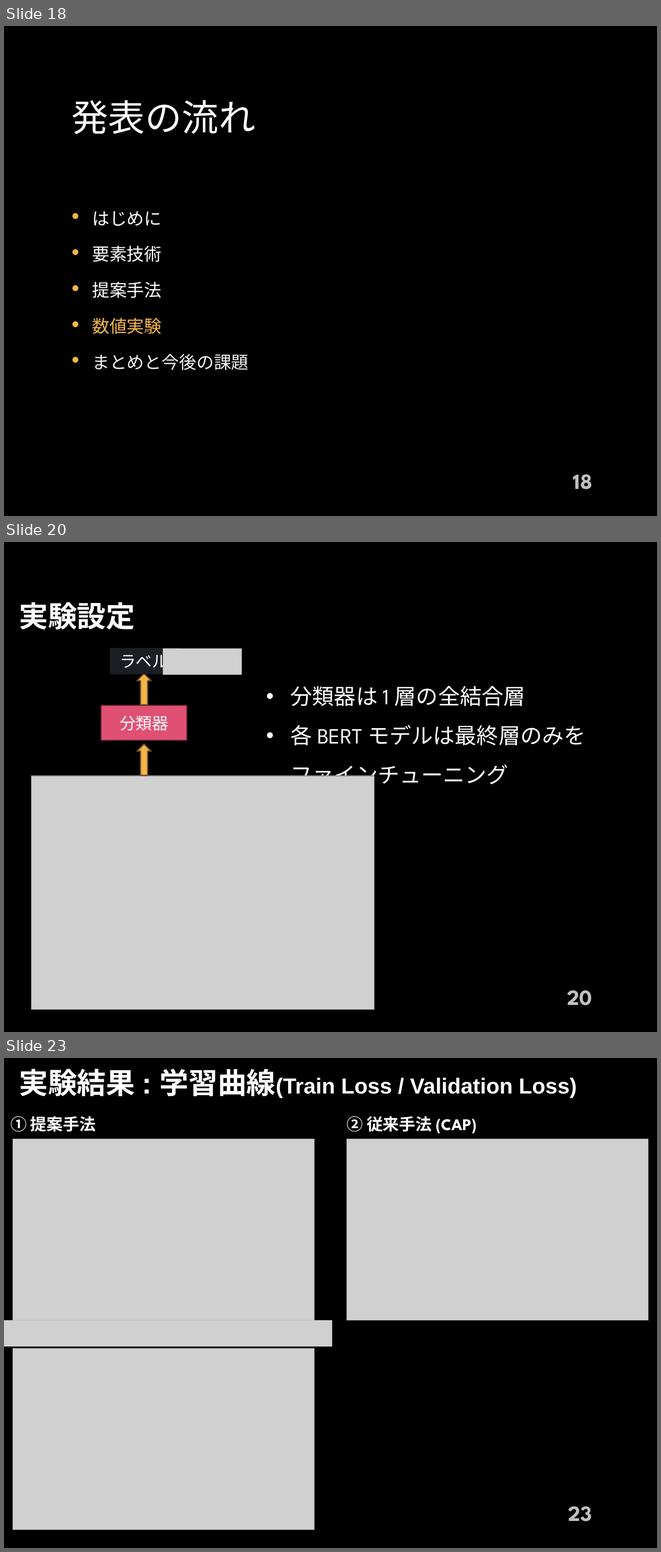
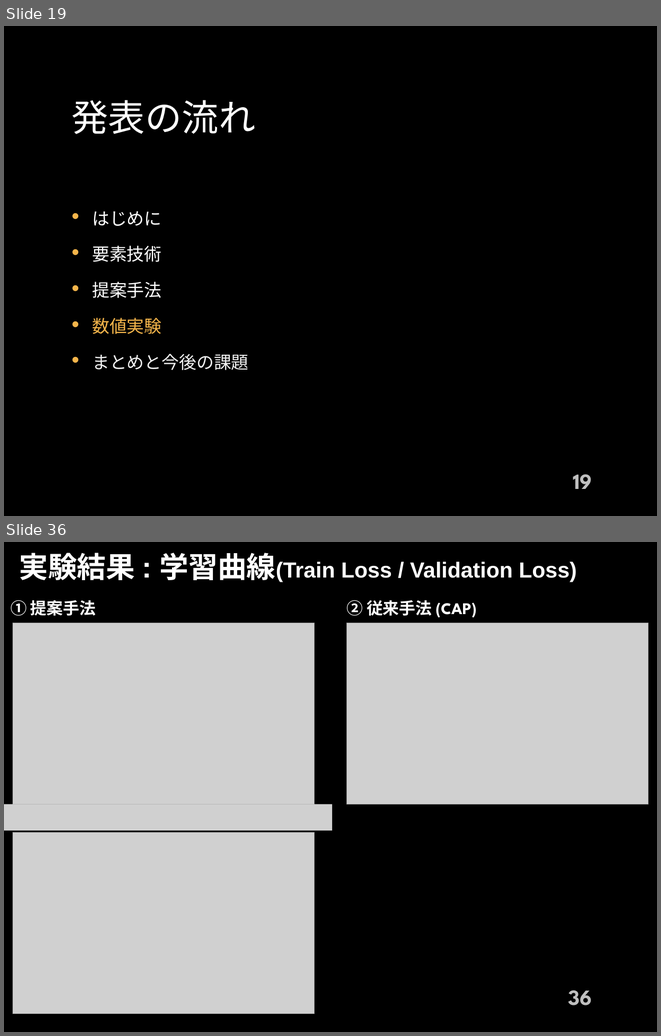
Before and after one commit to 1g-hub/takayama_b, a slide deck: prsn/shuron/Master_Slide_2210104043_Yusei_Takayama.pptx. Shown one above the other, each under a label of ours: slides 18, 20 and 23 before the commit, slides 19 and 36 after it; the slides between them are not shown. The pictures are 661x1552 and 661x1036 pixels, drawn with LibreOffice and Linux fonts; fonts in the diff are those of the drawing; grey boxes stand for pictures; background and template pictures are left out. Boxes give left, top, right and bottom in pixels: in the first picture for what was removed or moved away, otherwise in the second. Text is boxed around its words. In the diff, an @@ line names an element or a change of style, - is before the commit and + after.

```diff
--- a/prsn/shuron/Master_Slide_2210104043_Yusei_Takayama.pptx
+++ b/prsn/shuron/Master_Slide_2210104043_Yusei_Takayama.pptx
@@ slide 20 removed at bbox=[4, 542, 657, 1032], background picture (left out) @@
@@ text removed at bbox=[19, 602, 135, 629] @@
-実験設定
@@ group removed at bbox=[32, 648, 374, 1009]: 2 right arrows, 2 rectangles, 1 picture @@
-分類器
-ラベル
@@ picture removed at bbox=[162, 649, 241, 674] @@
@@ text removed at bbox=[291, 686, 586, 788] @@
-• 分類器は 1 層の全結合層
-• 各 BERT モデルは最終層のみを
-  ファインチューニング
@@ page number removed at bbox=[567, 990, 592, 1005] @@
-20
@@ what was slide 18 is now slide 19 @@
@@ page number at bbox=[573, 474, 592, 489]: text changed @@
-18
+19
@@ what was slide 23 is now slide 36 @@
@@ page number at bbox=[568, 990, 592, 1005]: text changed @@
-23
+36
```
Also in this commit, not shown: 16 slides changed, 5 slides added, 1 other slide removed, 40 other files.
